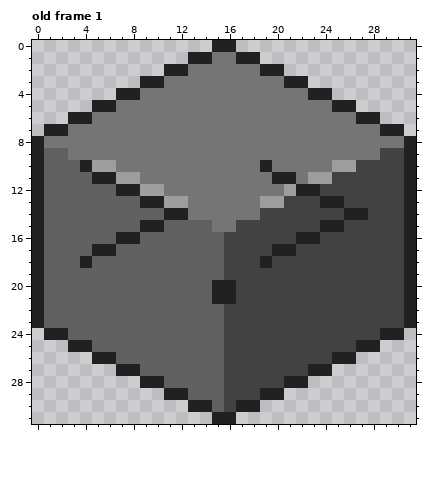
One commit to this pixel-art file: sourceicons/cubes/looking/source.ase. The picture above was drawn from the file before the commit.
32x32 pixels, 6 frames. Shown: old frame 1. The commit also changed other frames, which this record leaves out.
After the commit:
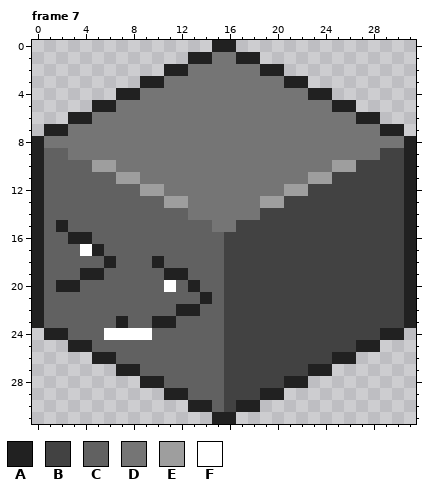
Palette (. is transparent): A #212121  B #424242  C #616161  D #757575  E #9e9e9e  F #ffffff
A new or re-ordered frame is compared with the old frame closest to it.
The exact change:
{"change": "frames 6 -> 10"}
{"change": "layer \"Eyes\" now shown"}
{"change": "layer \"Mouths\" now shown"}
{"where": "frame 7 is new; against old frame 1, layers \"Mouths\", \"Eyes\", \"Base\""}
{"frame":7,"y":10,"x":4,"old":"A","new":"C"}
{"frame":7,"y":10,"x":19,"old":"A","new":"D"}
{"frame":7,"y":11,"x":5,"old":"AA","new":"CC"}
{"frame":7,"y":11,"x":20,"old":"AA","new":"DD"}
{"frame":7,"y":12,"x":7,"old":"AA","new":"CC"}
{"frame":7,"y":12,"x":22,"old":"AA","new":"EB"}
{"frame":7,"y":13,"x":9,"old":"AA","new":"CC"}
{"frame":7,"y":13,"x":24,"old":"AA","new":"BB"}
{"frame":7,"y":14,"x":11,"old":"AA","new":"CC"}
{"frame":7,"y":14,"x":26,"old":"AA","new":"BB"}
{"frame":7,"y":15,"x":2,"old":"C","new":"A"}
{"frame":7,"y":15,"x":9,"old":"AA","new":"CC"}
{"frame":7,"y":15,"x":24,"old":"AA","new":"BB"}
{"frame":7,"y":16,"x":3,"old":"CC","new":"AA"}
{"frame":7,"y":16,"x":7,"old":"AA","new":"CC"}
{"frame":7,"y":16,"x":22,"old":"AA","new":"BB"}
{"frame":7,"y":17,"x":4,"old":"C","new":"F"}
{"frame":7,"y":17,"x":6,"old":"A","new":"C"}
{"frame":7,"y":17,"x":20,"old":"AA","new":"BB"}
{"frame":7,"y":18,"x":4,"old":"A","new":"C"}
{"frame":7,"y":18,"x":6,"old":"C","new":"A"}
{"frame":7,"y":18,"x":10,"old":"C","new":"A"}
{"frame":7,"y":18,"x":19,"old":"A","new":"B"}
{"frame":7,"y":19,"x":4,"old":"CC","new":"AA"}
{"frame":7,"y":19,"x":11,"old":"CC","new":"AA"}
{"frame":7,"y":20,"x":2,"old":"CC","new":"AA"}
{"frame":7,"y":20,"x":11,"old":"C","new":"F"}
{"frame":7,"y":20,"x":13,"old":"C","new":"A"}
{"frame":7,"y":20,"x":15,"old":"AA","new":"CB"}
{"frame":7,"y":21,"x":14,"old":"CAA","new":"ACB"}
{"frame":7,"y":22,"x":12,"old":"CC","new":"AA"}
{"frame":7,"y":23,"x":7,"old":"C","new":"A"}
{"frame":7,"y":23,"x":10,"old":"CC","new":"AA"}
{"frame":7,"y":24,"x":6,"old":"CCCC","new":"FFFF"}
